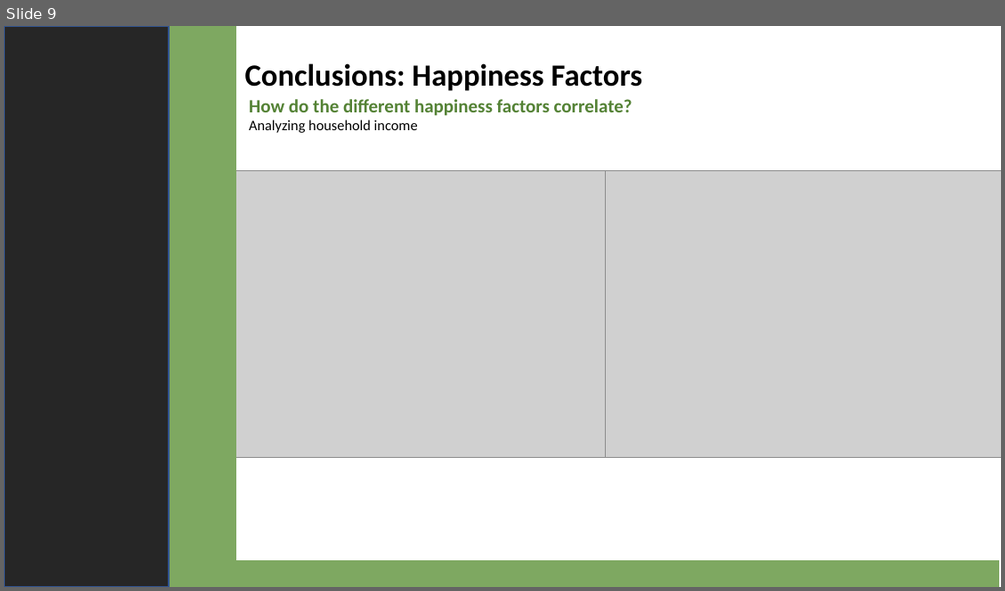
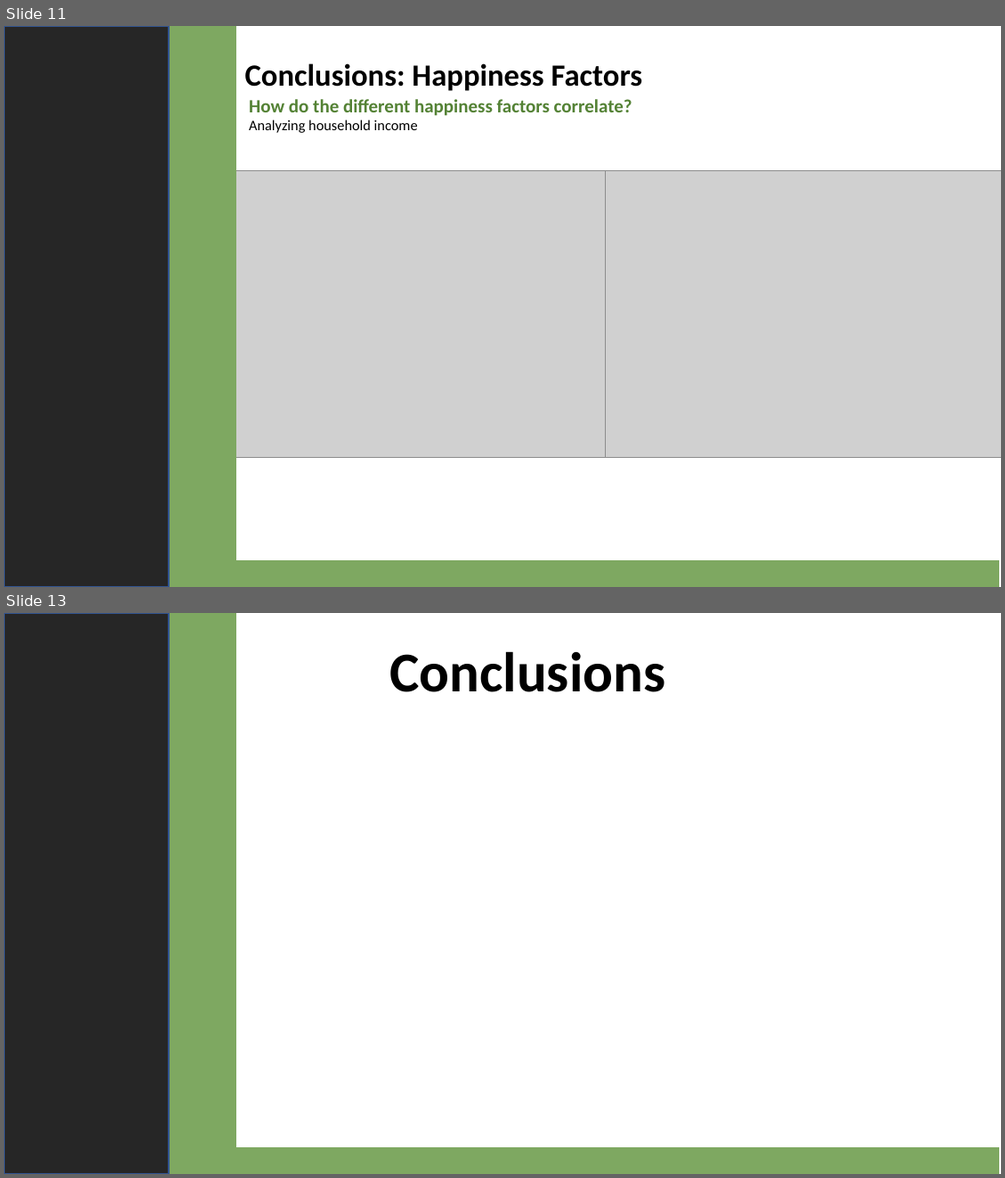
Before and after one commit to 4d4m43/DrinkAndBeHapPY, a slide deck: DrinkandBeHappy.pptx. Shown one above the other, each under a label of ours: slide 9 before the commit, slides 11 and 13 after it; the slides between them are not shown. The pictures are 1005x591 and 1005x1178 pixels, drawn with LibreOffice and Linux fonts; fonts in the diff are those of the drawing; grey boxes stand for pictures. Boxes give left, top, right and bottom in pixels: in the first picture for what was removed or moved away, otherwise in the second. Text is boxed around its words. In the diff, an @@ line names an element or a change of style, - is before the commit and + after.

```diff
--- a/DrinkandBeHappy.pptx
+++ b/DrinkandBeHappy.pptx
@@ slide 13 added at box(4, 613, 1001, 1174), background #542C39 @@
@@ rectangle added at box(4, 613, 1001, 1174), fill #FFFFFF @@
@@ rectangle added at box(4, 613, 169, 1174), fill #262626, outline #325491 1 pt @@
@@ rectangle added at box(86, 613, 235, 1174), fill #7EA861, outline #7EA861 1 pt @@
@@ text added at box(389, 651, 665, 692), 54 pt, text #000000, bold @@
+Conclusions
@@ rectangle added at box(208, 1148, 998, 1174), fill #7EA861, outline #7EA861 1 pt @@
@@ what was slide 9 is now slide 11 @@
```
Also in this commit, not shown: 4 slides changed, 2 other slides added, 1 slide removed, 2 other files.
